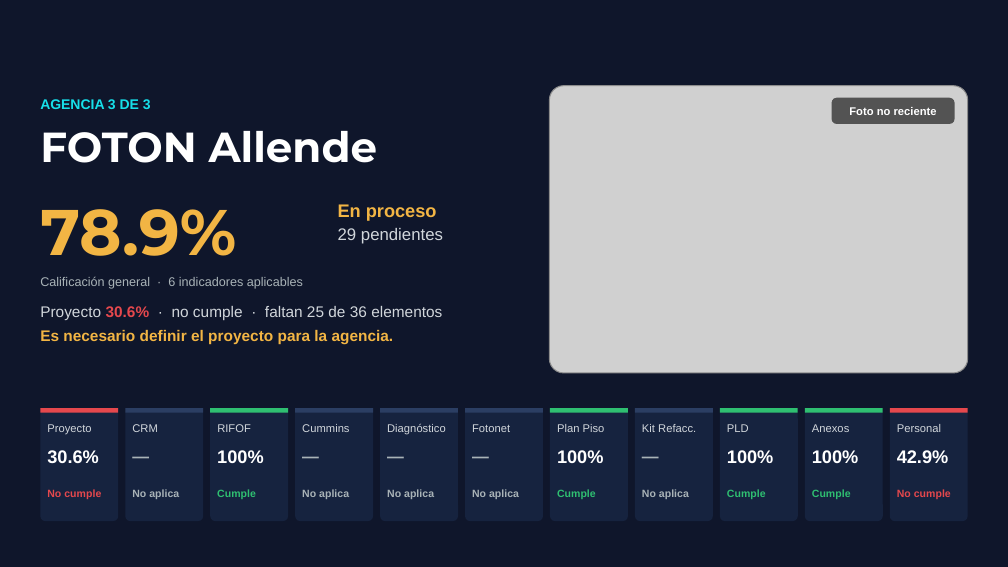
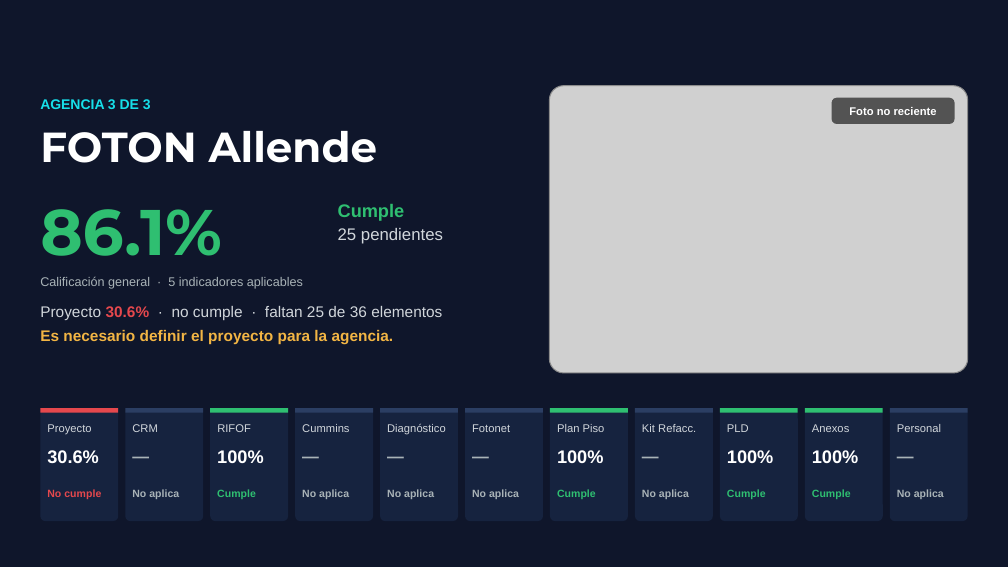
Before and after one commit to ReneDiz/Estatus-Distribuidores, a slide deck: slide 18 of presentacion/Grupo_Velcen_Estatus_nov2026.pptx. Drawn at 1008x567 pixels with LibreOffice and Linux fonts; fonts in the diff are those of the drawing; grey boxes stand for pictures; background and template pictures are left out. Boxes give left, top, right and bottom in pixels: in the first picture for what was removed or moved away, otherwise in the second. Text is boxed around its words. In the diff, an @@ line names an element or a change of style, - is before the commit and + after.

```diff
--- a/presentacion/Grupo_Velcen_Estatus_nov2026.pptx
+++ b/presentacion/Grupo_Velcen_Estatus_nov2026.pptx
@@ text at box(40, 209, 222, 256): text changed; text colour #F2B544 to #2FBF71 @@
-78.9%
+86.1%
@@ text at box(338, 204, 443, 244): text changed @@
-En proceso
-29 pendientes
+Cumple
+25 pendientes
@@ rectangle at box(890, 408, 968, 412): fill #E5484D to #2B3E63 @@
@@ text at box(897, 450, 949, 463): text changed; size 13 to 12 pt; text colour #FFFFFF to #A9B3B7 @@
-42.9%
+—
@@ text at box(897, 489, 944, 499): text changed; text colour #E5484D to #A9B3B7 @@
-No cumple
+No aplica
```
Also in this commit, not shown: 5 other slides changed, 1 slide removed, 6 other files.
